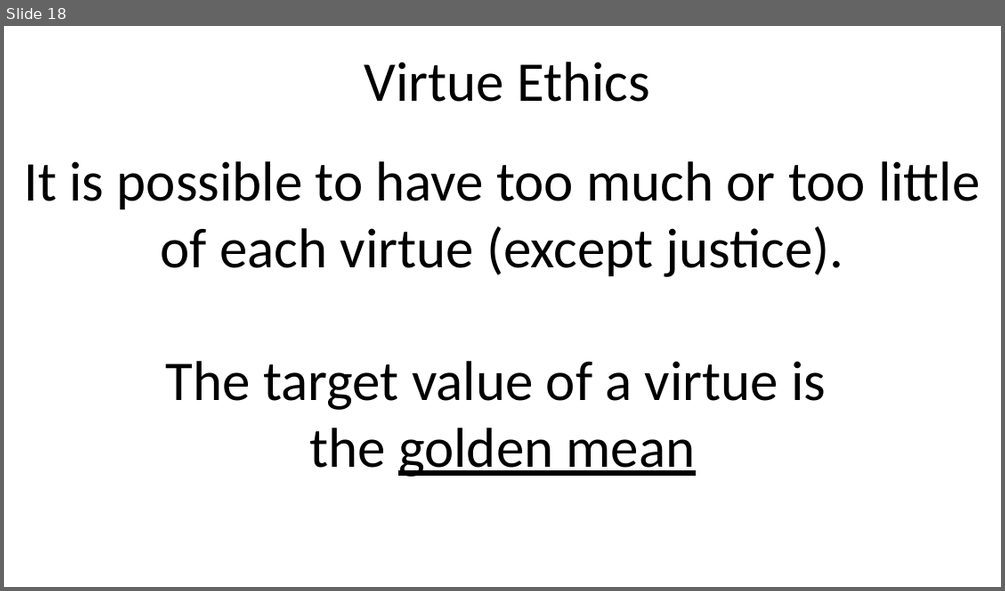
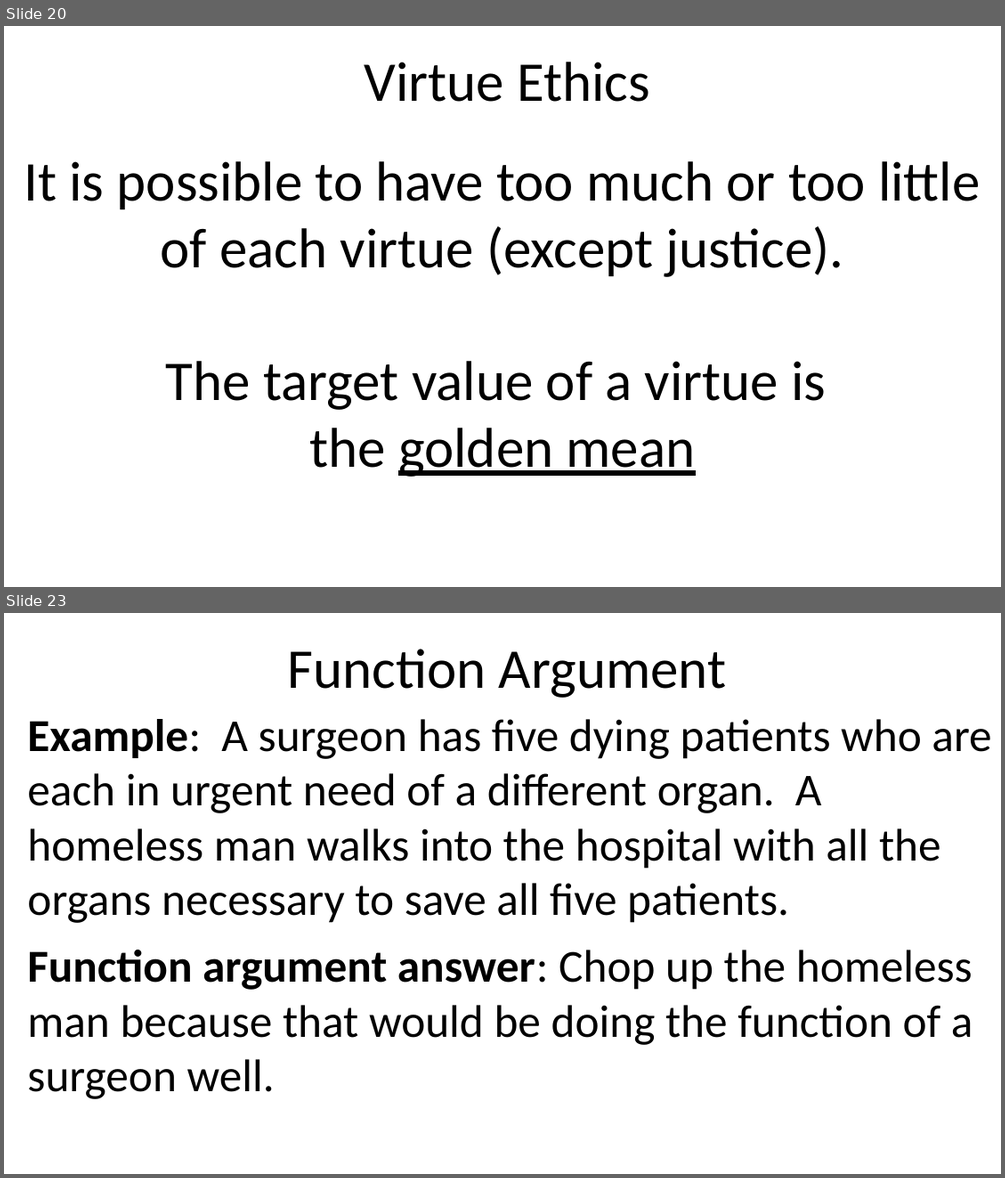
Before and after one commit to winkelmantanner/winkelmantanner.github.io, a slide deck: Presentation1.pptx. Shown one above the other, each under a label of ours: slide 18 before the commit, slides 20 and 23 after it; the slides between them are not shown. The pictures are 1005x591 and 1005x1178 pixels, drawn with LibreOffice and Linux fonts; fonts in the diff are those of the drawing. Boxes give left, top, right and bottom in pixels: in the first picture for what was removed or moved away, otherwise in the second. Text is boxed around its words. In the diff, an @@ line names an element or a change of style, - is before the commit and + after.

```diff
--- a/Presentation1.pptx
+++ b/Presentation1.pptx
@@ slide 23 added at <box>4,613,1001,1174</box>, background #FFFFFF @@
@@ text added at <box>288,649,726,698</box>, 54 pt, text #000000 @@
+Function Argument
@@ text added at <box>27,719,991,923</box>, 44 pt, text #000000 @@
+Example: A surgeon has five dying patients who are each in urgent need of a different organ. A homeless man walks into the hospital with all the organs necessary to save all five patients.
@@ text added at <box>27,949,973,1099</box>, 44 pt, text #000000 @@
+Function argument answer: Chop up the homeless man because that would be doing the function of a surgeon well.
@@ what was slide 18 is now slide 20 @@
```
Also in this commit, not shown: 3 slides changed, 4 other slides added.
